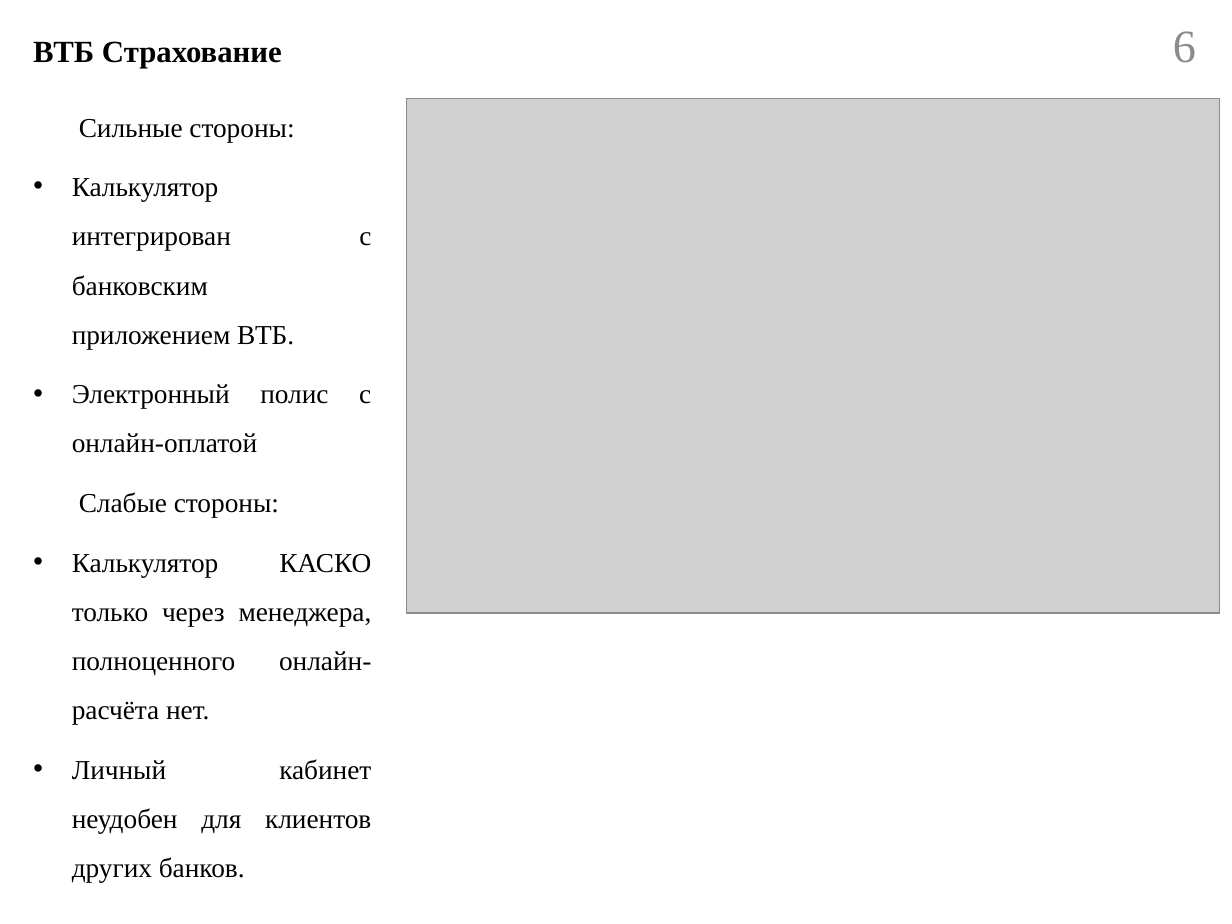
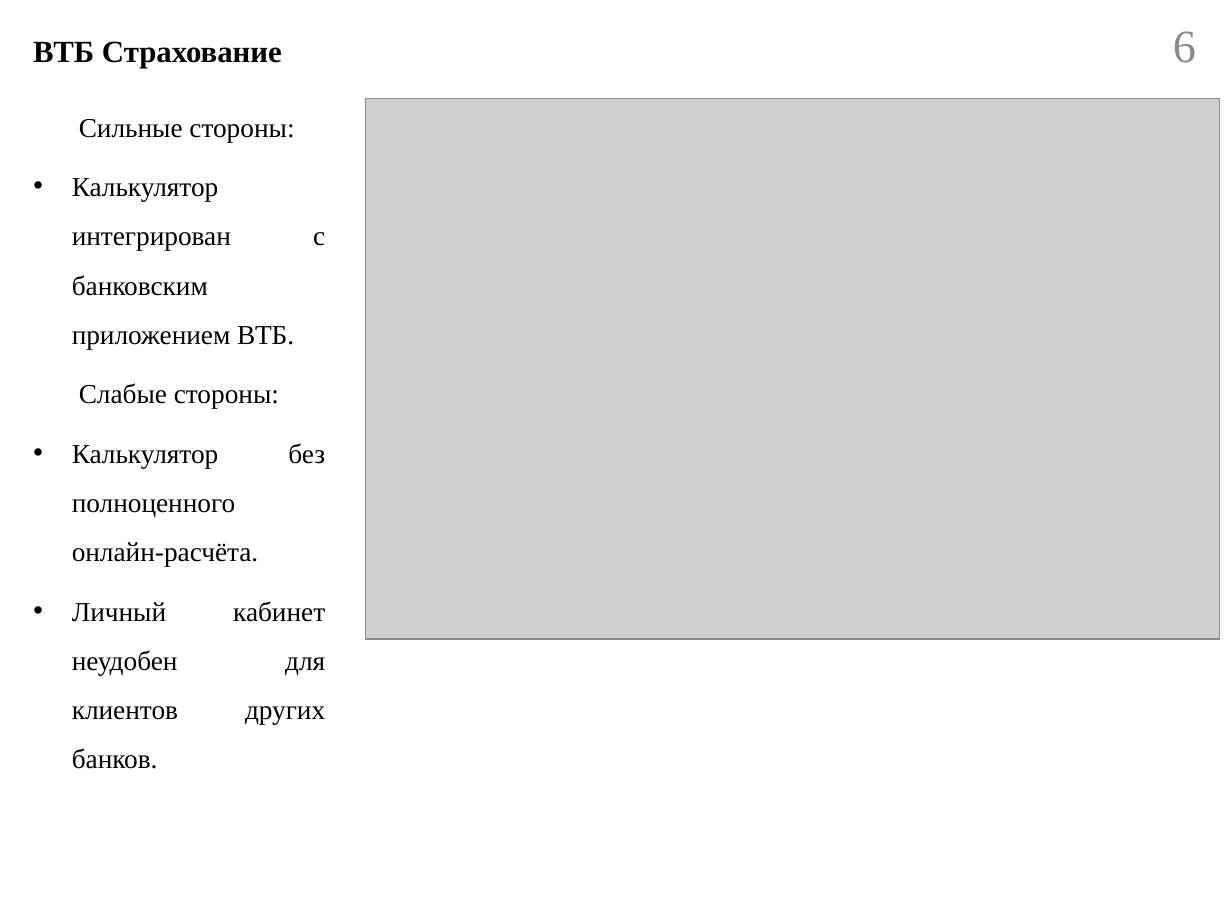
Before and after one commit to Belousov-Kirill-1ISP21/diplom, a slide deck: slide 6 of docs/Презентация.pptx. Drawn at 1232x924 pixels with LibreOffice and Linux fonts; fonts in the diff are those of the drawing; grey boxes stand for pictures. Boxes give left, top, right and bottom in pixels: in the first picture for what was removed or moved away, otherwise in the second. Text is boxed around its words. In the diff, an @@ line names an element or a change of style, - is before the commit and + after.

```diff
--- a/docs/Презентация.pptx
+++ b/docs/Презентация.pptx
@@ picture: place and size @@
-picture at <box>407,99,1220,612</box>
+picture at <box>366,99,1220,639</box>
@@ text at <box>72,384,371,453</box>: paragraph removed @@
-• Электронный полис с онлайн-оплатой
@@ text at <box>72,443,325,566</box>: text changed @@
-• Калькулятор КАСКО только через менеджера, полноценного онлайн-расчёта нет.
+• Калькулятор без полноценного онлайн-расчёта.
```
Also in this commit, not shown: 2 other slides changed, 1 other file.
